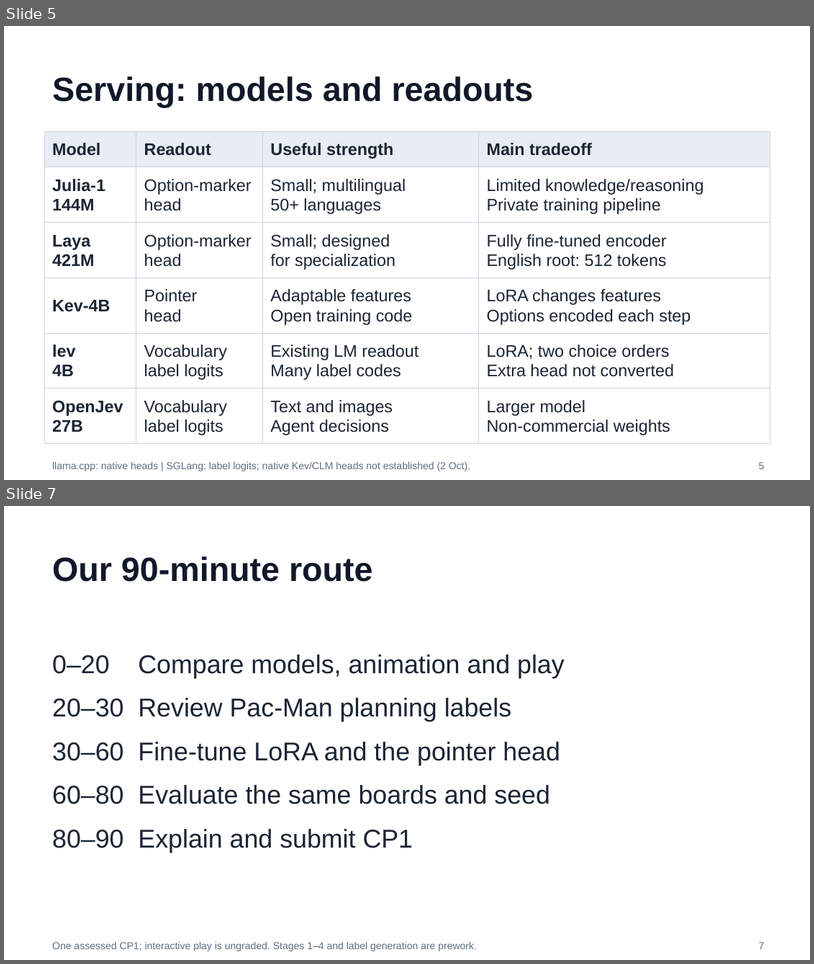
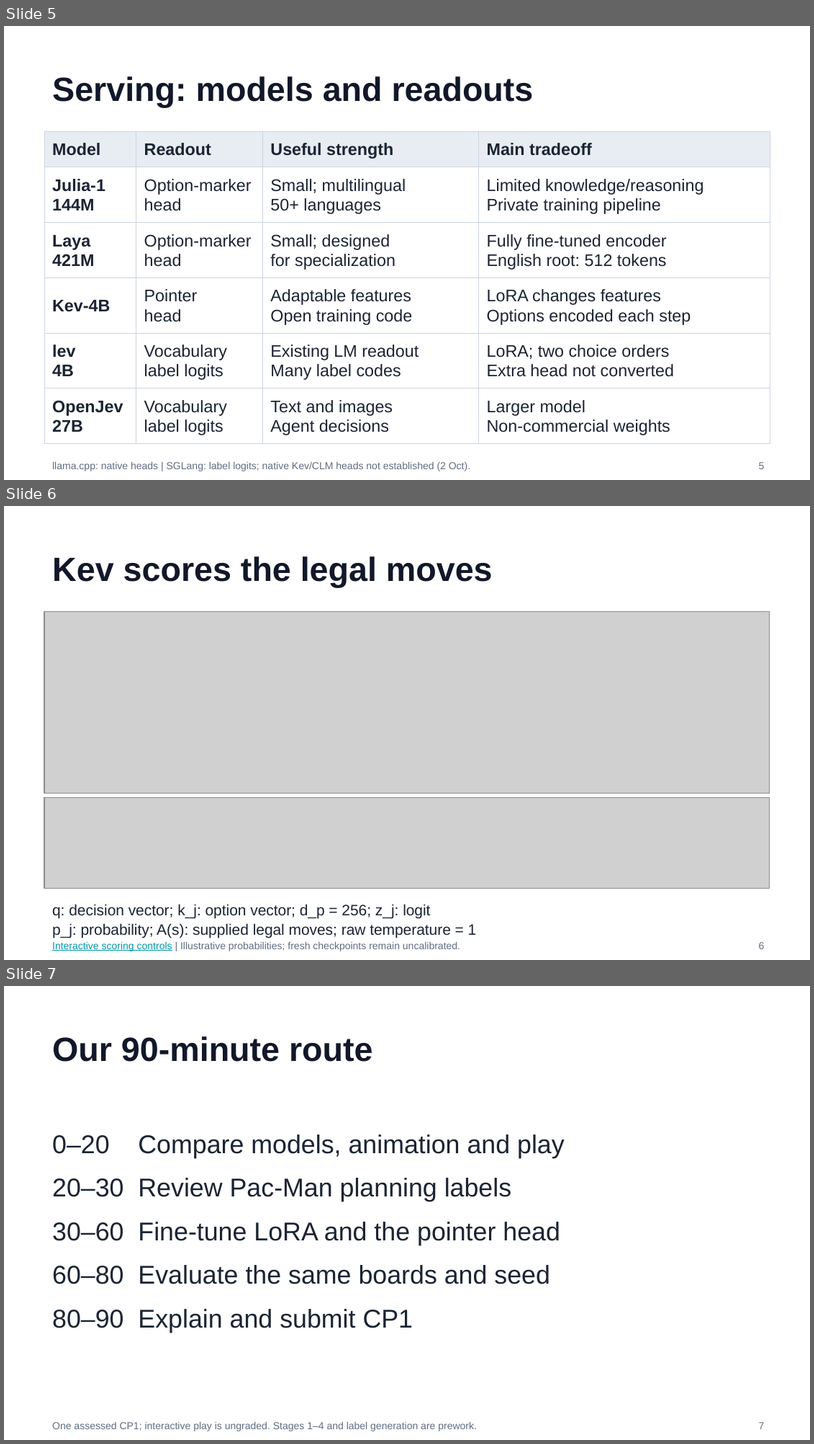
Before and after one commit to huixu11/QPlusLearning, a slide deck: labs/lab-01-kev-pacman/slides/pacman-lab.pptx. Shown one above the other, each under a label of ours: slides 5 and 7 before the commit, slides 5, 6 and 7 after it; the slides between them are not shown. The pictures are 814x964 and 814x1444 pixels, drawn with LibreOffice and Linux fonts; fonts in the diff are those of the drawing; grey boxes stand for pictures. Boxes give left, top, right and bottom in pixels: in the first picture for what was removed or moved away, otherwise in the second. Text is boxed around its words. In the diff, an @@ line names an element or a change of style, - is before the commit and + after.

```diff
--- a/labs/lab-01-kev-pacman/slides/pacman-lab.pptx
+++ b/labs/lab-01-kev-pacman/slides/pacman-lab.pptx
@@ slide 6 added at <box>4,506,810,960</box>, background #FFFFFF @@
@@ title added at <box>52,556,493,588</box>, 30 pt, text #111829, bold @@
+Kev scores the legal moves
@@ picture added at <box>44,612,770,793</box> @@
@@ picture added at <box>44,797,770,888</box> @@
@@ text added at <box>52,903,477,938</box>, 13.5 pt, text #1A2433 @@
+q: decision vector; k_j: option vector; d_p = 256; z_j: logit
+p_j: probability; A(s): supplied legal moves; raw temperature = 1
@@ text added at <box>52,942,460,951</box>, 9 pt, text #5E6E80 @@
+Interactive scoring controls | Illustrative probabilities; fresh checkpoints remain uncalibrated.
@@ text added at <box>759,942,765,949</box>, 9 pt, text #5E6E80 @@
+6
```
Also in this commit, not shown: 5 slides changed, 1 other slide added, 2 slides removed, 7 other files.
